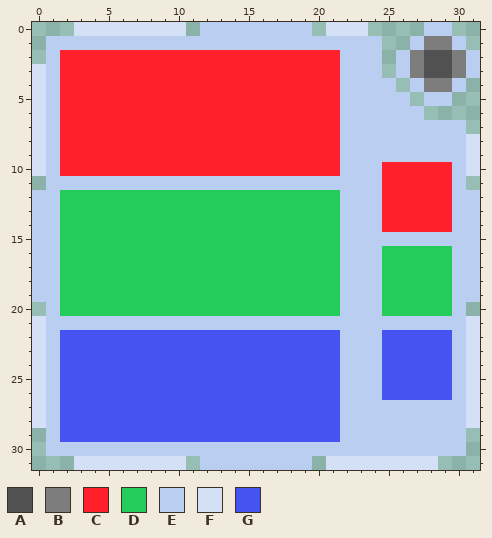
A pixel-art sprite gets an edit: Icons/Color Generator.png. The first picture shows the starting point.
The file is 32x32 pixels.
Palette (. is transparent): A #515151  B #7d7d7d  C #ff202b  D #24cc5b  E #b9cef0  F #d3e0f5  G #4553f0
Pixels before, first column x 0:
 0 ...FFFFFFFF.EEEEEEEE.FFF....EE..
 1 .EEEEEEEEEEEEEEEEEEEEEEEE..EBBE.
 2 .ECCCCCCCCCCCCCCCCCCCCEEE.EBAABE
 3 FECCCCCCCCCCCCCCCCCCCCEEE.EBAABE
 4 FECCCCCCCCCCCCCCCCCCCCEEEE.EBBE.
 5 FECCCCCCCCCCCCCCCCCCCCEEEEE.EE..
 6 FECCCCCCCCCCCCCCCCCCCCEEEEEE....
 7 FECCCCCCCCCCCCCCCCCCCCEEEEEEEEE.
 8 FECCCCCCCCCCCCCCCCCCCCEEEEEEEEEF
 9 FECCCCCCCCCCCCCCCCCCCCEEEEEEEEEF
10 FECCCCCCCCCCCCCCCCCCCCEEECCCCCEF
11 .EEEEEEEEEEEEEEEEEEEEEEEECCCCCE.
12 EEDDDDDDDDDDDDDDDDDDDDEEECCCCCEE
13 EEDDDDDDDDDDDDDDDDDDDDEEECCCCCEE
14 EEDDDDDDDDDDDDDDDDDDDDEEECCCCCEE
15 EEDDDDDDDDDDDDDDDDDDDDEEEEEEEEEE
16 EEDDDDDDDDDDDDDDDDDDDDEEEDDDDDEE
17 EEDDDDDDDDDDDDDDDDDDDDEEEDDDDDEE
18 EEDDDDDDDDDDDDDDDDDDDDEEEDDDDDEE
19 EEDDDDDDDDDDDDDDDDDDDDEEEDDDDDEE
20 .EDDDDDDDDDDDDDDDDDDDDEEEDDDDDE.
21 FEEEEEEEEEEEEEEEEEEEEEEEEEEEEEEF
22 FEGGGGGGGGGGGGGGGGGGGGEEEGGGGGEF
23 FEGGGGGGGGGGGGGGGGGGGGEEEGGGGGEF
24 FEGGGGGGGGGGGGGGGGGGGGEEEGGGGGEF
25 FEGGGGGGGGGGGGGGGGGGGGEEEGGGGGEF
26 FEGGGGGGGGGGGGGGGGGGGGEEEGGGGGEF
27 FEGGGGGGGGGGGGGGGGGGGGEEEEEEEEEF
28 FEGGGGGGGGGGGGGGGGGGGGEEEEEEEEEF
29 .EGGGGGGGGGGGGGGGGGGGGEEEEEEEEE.
30 .EEEEEEEEEEEEEEEEEEEEEEEEEEEEEE.
31 ...FFFFFFFF.EEEEEEEE.FFFFFFFF...
After the commit:
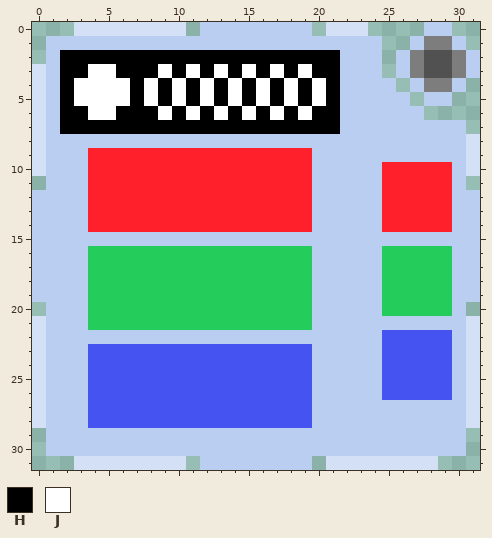
Colours new in this view: H #000000  J #ffffff
Difference:
y 2: x 2..21 CCCCCCCCCCCCCCCCCCCC -> HHHHHHHHHHHHHHHHHHHH
y 3: x 2..21 CCCCCCCCCCCCCCCCCCCC -> HHJJHHHJHJHJHJHJHJHH
y 4..5: x 2..21 CCCCCCCCCCCCCCCCCCCC -> HJJJJHJHJHJHJHJHJHJH
y 6: x 2..21 CCCCCCCCCCCCCCCCCCCC -> HHJJHHHJHJHJHJHJHJHH
y 7: x 2..21 CCCCCCCCCCCCCCCCCCCC -> HHHHHHHHHHHHHHHHHHHH
y 8: x 2..21 CCCCCCCCCCCCCCCCCCCC -> EEEEEEEEEEEEEEEEEEEE
y 9..10: x 2..3 CC -> EE; x 20..21 CC -> EE
y 11: x 4..19 EEEEEEEEEEEEEEEE -> CCCCCCCCCCCCCCCC
y 12..14: x 2..21 DDDDDDDDDDDDDDDDDDDD -> EECCCCCCCCCCCCCCCCEE
y 15: x 2..21 DDDDDDDDDDDDDDDDDDDD -> EEEEEEEEEEEEEEEEEEEE
y 16..20: x 2..3 DD -> EE; x 20..21 DD -> EE
y 21: x 4..19 EEEEEEEEEEEEEEEE -> DDDDDDDDDDDDDDDD
y 22: x 2..21 GGGGGGGGGGGGGGGGGGGG -> EEEEEEEEEEEEEEEEEEEE
y 23..28: x 2..3 GG -> EE; x 20..21 GG -> EE
y 29: x 2..21 GGGGGGGGGGGGGGGGGGGG -> EEEEEEEEEEEEEEEEEEEE
Pixel boxes of the changes (left, top, right, bottom) in both pictures:
changed: (60, 50, 340, 442)
